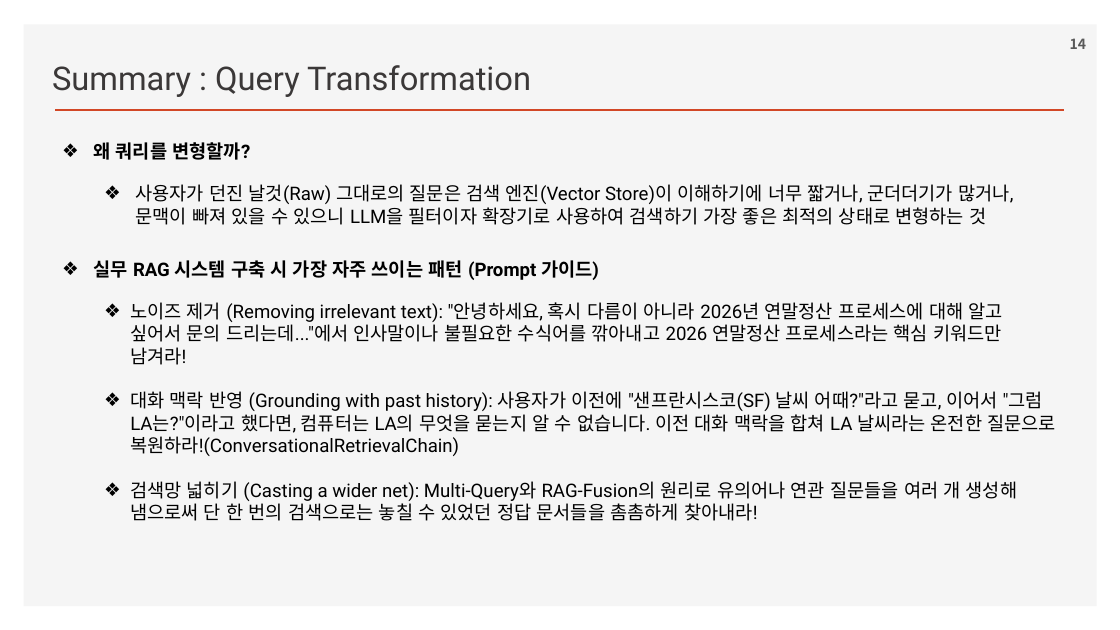
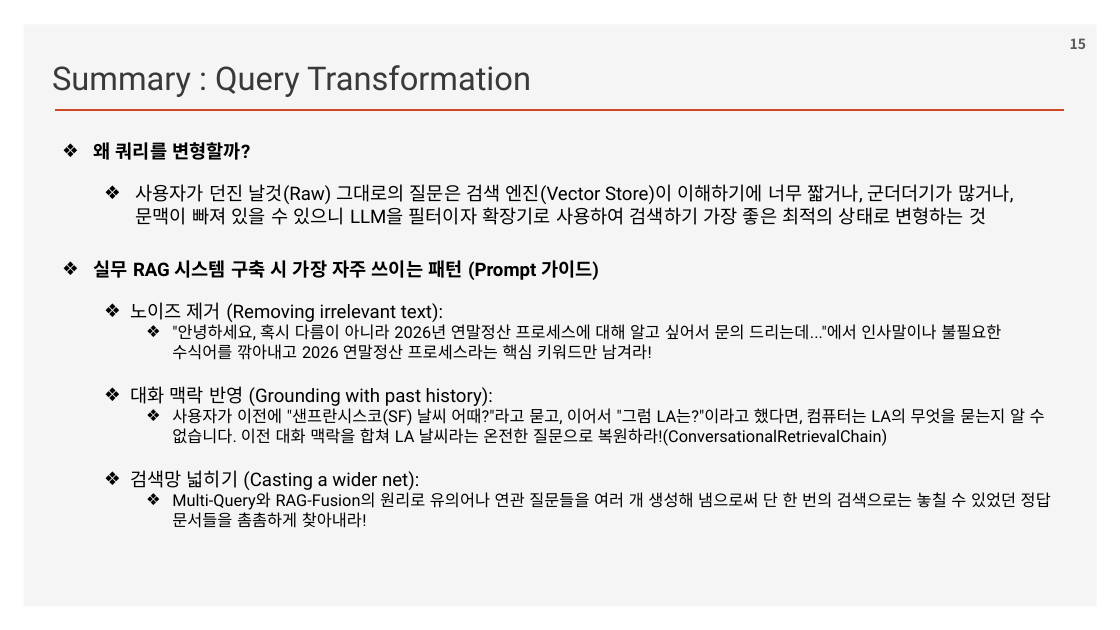
Before and after one commit to ancestor9/2026_Fall_Learning-Langchain-AI-Agent, a slide deck: slide 15 of ppts/CHAPTER 3 RAG Part II_Chatting with Your Data.pptx (slide 14 before the commit). Drawn at 1120x630 pixels with LibreOffice and Linux fonts; fonts in the diff are those of the drawing; background and template pictures are left out. Boxes give left, top, right and bottom in pixels: in the first picture for what was removed or moved away, otherwise in the second. Text is boxed around its words. In the diff, an @@ line names an element or a change of style, - is before the commit and + after.

```diff
--- a/ppts/CHAPTER 3 RAG Part II_Chatting with Your Data.pptx
+++ b/ppts/CHAPTER 3 RAG Part II_Chatting with Your Data.pptx
@@ page number at bbox=[1070, 38, 1086, 49]: text changed @@
-14
+15
@@ text at bbox=[130, 302, 1051, 528]: text changed; size 16 to 14 pt @@
-  ❖ 노이즈 제거 (Removing irrelevant text): "안녕하세요, 혹시 다름이 아니라 2026년 연말정산 프로세스에 대해 알고 싶어서 문의 드리는데..."에서 인사말이나 불필요한 수식어를 깎아내고 2026 연말정산 프로세스라는 핵심 키워드만 남겨라!
-  ❖ 대화 맥락 반영 (Grounding with past history): 사용자가 이전에 "샌프란시스코(SF) 날씨 어때?"라고 묻고, 이어서 "그럼 LA는?"이라고 했다면, 컴퓨터는 LA의 무엇을 묻는지 알 수 없습니다. 이전 대화 맥락을 합쳐 LA 날씨라는 온전한 질문으로 복원하라!(ConversationalRetrievalChain)
-  ❖ 검색망 넓히기 (Casting a wider net): Multi-Query와 RAG-Fusion의 원리로 유의어나 연관 질문들을 여러 개 생성해 냄으로써 단 한 번의 검색으로는 놓칠 수 있었던 정답 문서들을 촘촘하게 찾아내라!
+  ❖ 노이즈 제거 (Removing irrelevant text):
+    ❖ "안녕하세요, 혹시 다름이 아니라 2026년 연말정산 프로세스에 대해 알고 싶어서 문의 드리는데..."에서 인사말이나 불필요한 수식어를 깎아내고 2026 연말정산 프로세스라는 핵심 키워드만 남겨라!
+  ❖ 대화 맥락 반영 (Grounding with past history):
+    ❖ 사용자가 이전에 "샌프란시스코(SF) 날씨 어때?"라고 묻고, 이어서 "그럼 LA는?"이라고 했다면, 컴퓨터는 LA의 무엇을 묻는지 알 수 없습니다. 이전 대화 맥락을 합쳐 LA 날씨라는 온전한 질문으로 복원하라!(ConversationalRetrievalChain)
+  ❖ 검색망 넓히기 (Casting a wider net):
+    ❖ Multi-Query와 RAG-Fusion의 원리로 유의어나 연관 질문들을 여러 개 생성해 냄으로써 단 한 번의 검색으로는 놓칠 수 있었던 정답 문서들을 촘촘하게 찾아내라!
```
Also in this commit, not shown: 5 other slides changed, 1 slide added.
